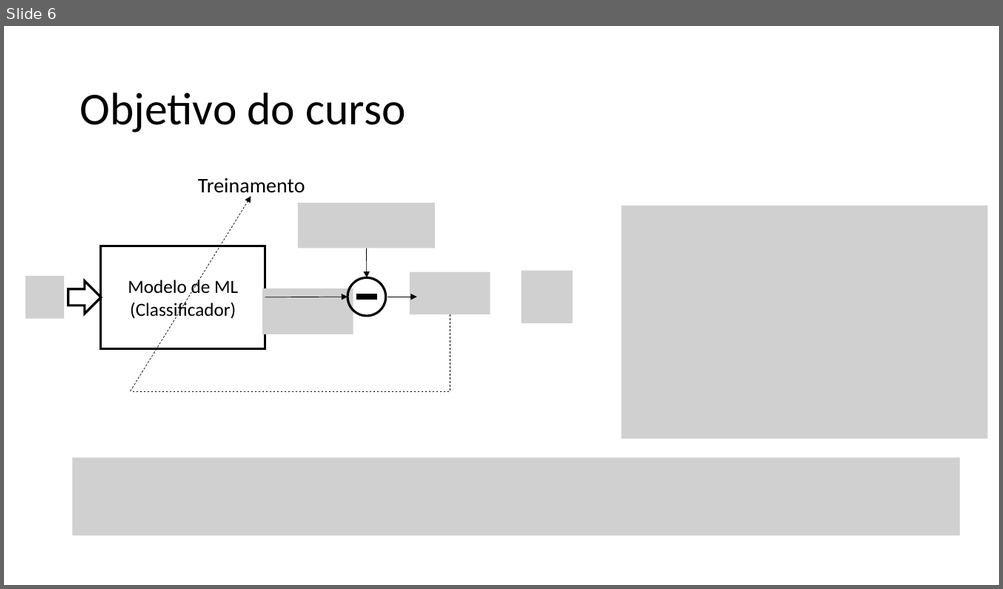
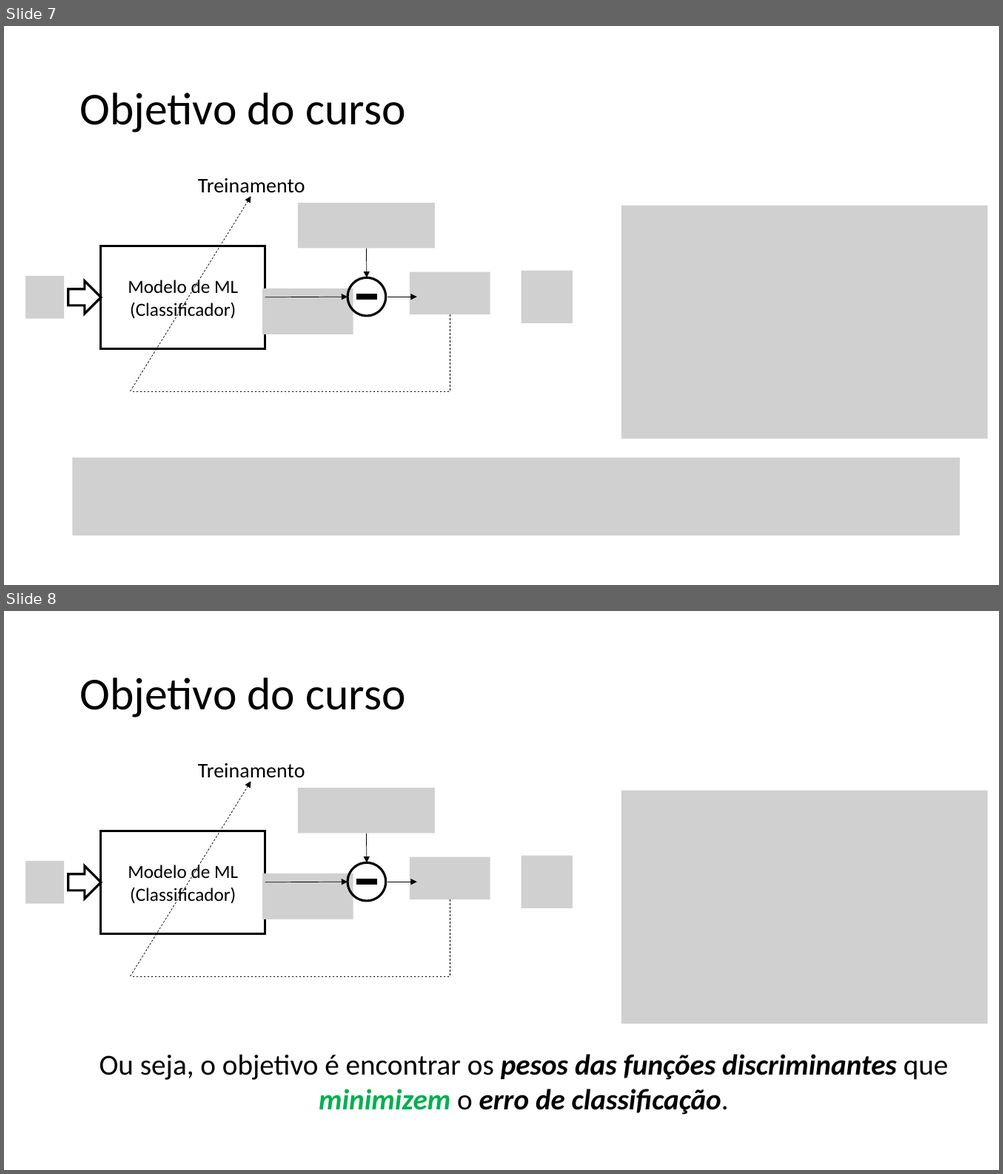
Before and after one commit to zz4fap/t320_aprendizado_de_maquina, a slide deck: slides/Lab1_Ex2.pptx. Shown one above the other, each under a label of ours: slide 6 before the commit, slides 7 and 8 after it. The pictures are 1003x589 and 1003x1174 pixels, drawn with LibreOffice and Linux fonts; fonts in the diff are those of the drawing; grey boxes stand for pictures. Boxes give left, top, right and bottom in pixels: in the first picture for what was removed or moved away, otherwise in the second. Text is boxed around its words. In the diff, an @@ line names an element or a change of style, - is before the commit and + after.

```diff
--- a/slides/Lab1_Ex2.pptx
+++ b/slides/Lab1_Ex2.pptx
@@ slide 8 added at [4,611,999,1170], background #FFFFFF @@
@@ title added at [79,678,405,718], 44 pt, text #000000 @@
+Objetivo do curso
@@ text added at [198,763,305,783], 20 pt, text #000000 @@
+Treinamento
@@ arrow added from (130, 977) to (251, 781), #000000 0.5 pt dashed @@
@@ picture added at [298,788,435,833] @@
@@ picture added at [622,791,987,1025] @@
@@ rectangle added at [101,831,265,934], outline #000000 2.25 pt, 18 pt, text #000000 @@
+Modelo de ML
+(Classificador)
@@ arrow added from (367, 833) to (367, 863), #000000 0.5 pt @@
@@ picture added at [25,861,65,903] @@
@@ right arrow added at [68,866,101,899], outline #000000 2.25 pt @@
@@ picture added at [263,874,354,919] @@
@@ ellipse added at [347,863,385,901], outline #000000 2.25 pt @@
@@ math minus added at [353,871,380,893], fill #000000, outline #000000 1 pt @@
@@ picture added at [410,857,490,900] @@
@@ picture added at [521,856,572,908] @@
@@ arrow added from (265, 883) to (347, 882), #000000 0.5 pt @@
@@ arrow added from (387, 882) to (417, 882), #000000 0.5 pt @@
@@ elbow line added from (450, 900) to (131, 977), #000000 0.5 pt dashed @@
@@ text added at [99,1054,948,1115], 28 pt, text #000000, bold, italic @@
+Ou seja, o objetivo é encontrar os pesos das funções discriminantes que minimizem o erro de classificação.
@@ what was slide 6 is now slide 7 @@
```
Also in this commit, not shown: 1 slide changed, 3 other slides added, 2 slides removed, 3 other files.
